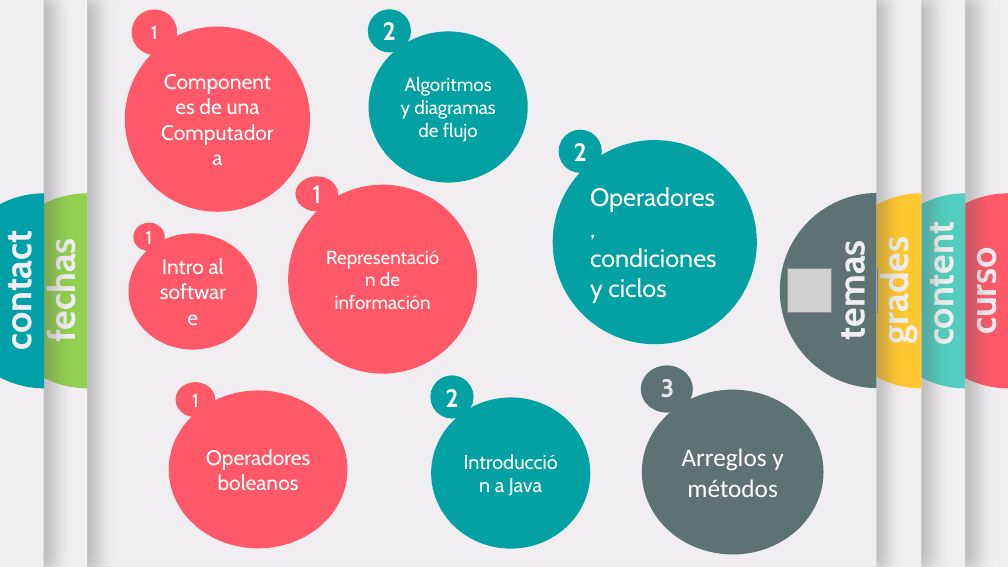
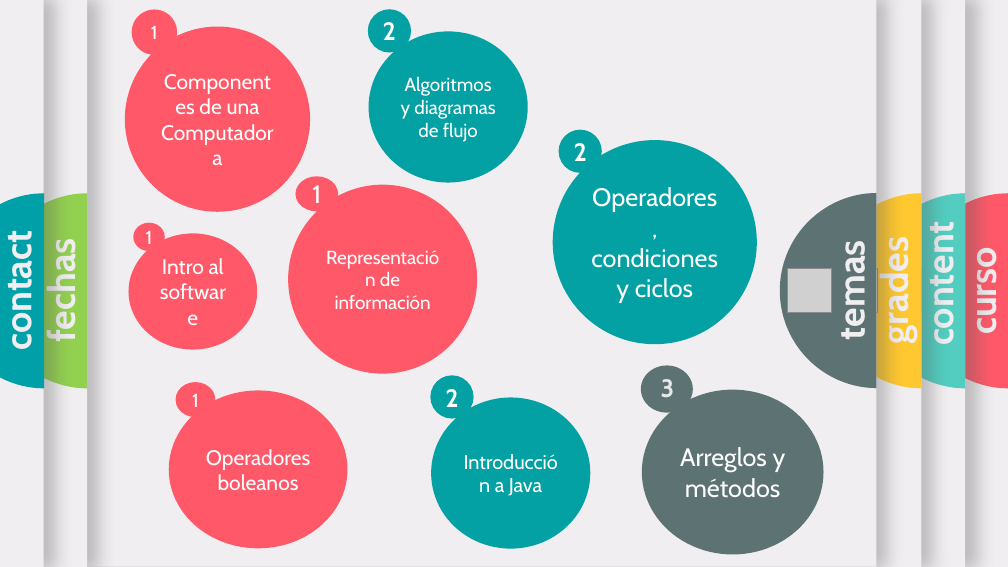
Before and after one commit to OMardil/INFO1, a slide deck: slide 5 of MOD00-Introduccion/01 Presentacion/MOD00_PPTX_Introduccion.pptx. Drawn at 1008x567 pixels with LibreOffice and Linux fonts; fonts in the diff are those of the drawing; grey boxes stand for pictures; background and template pictures are left out. Boxes give left, top, right and bottom in pixels: in the first picture for what was removed or moved away, otherwise in the second. Text is boxed around its words. In the diff, an @@ line names an element or a change of style, - is before the commit and + after.

```diff
--- a/MOD00-Introduccion/01 Presentacion/MOD00_PPTX_Introduccion.pptx
+++ b/MOD00-Introduccion/01 Presentacion/MOD00_PPTX_Introduccion.pptx
@@ ellipse "Operadores, condiciones y ciclos" at (553, 140, 757, 344): alignment left to centre @@
@@ ellipse "Arreglos y métodos" at (642, 389, 823, 554): font Calibri to Cabin @@
```
Also in this commit, not shown: 2 other slides changed, 2 other files.
